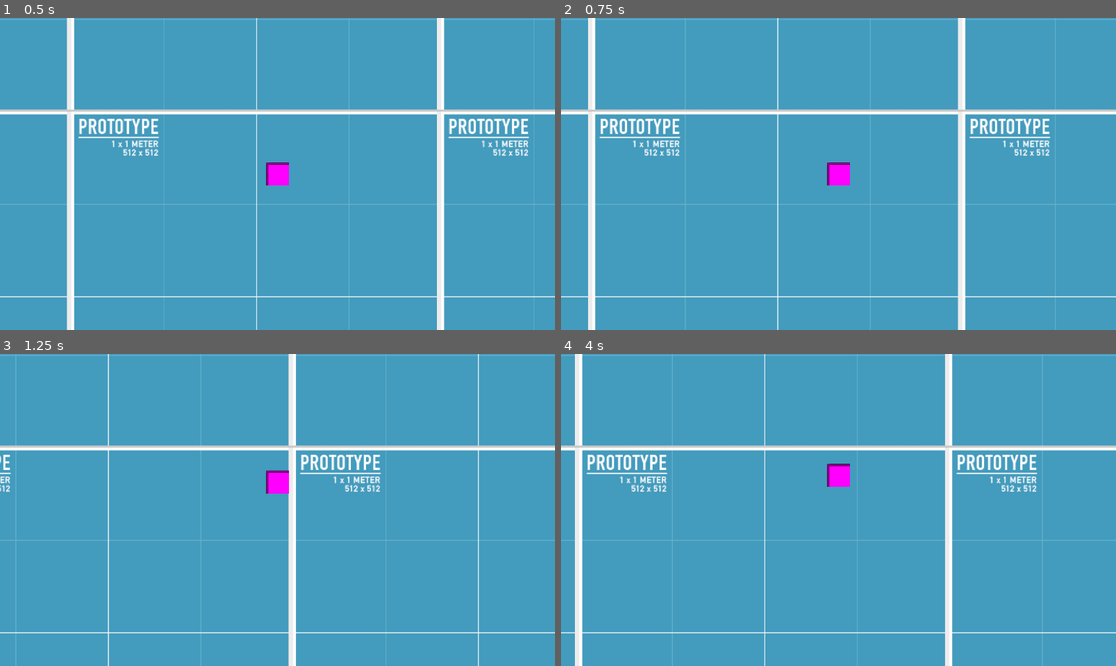
Above: before the commit, frames 1-4 (two rows, left to right).
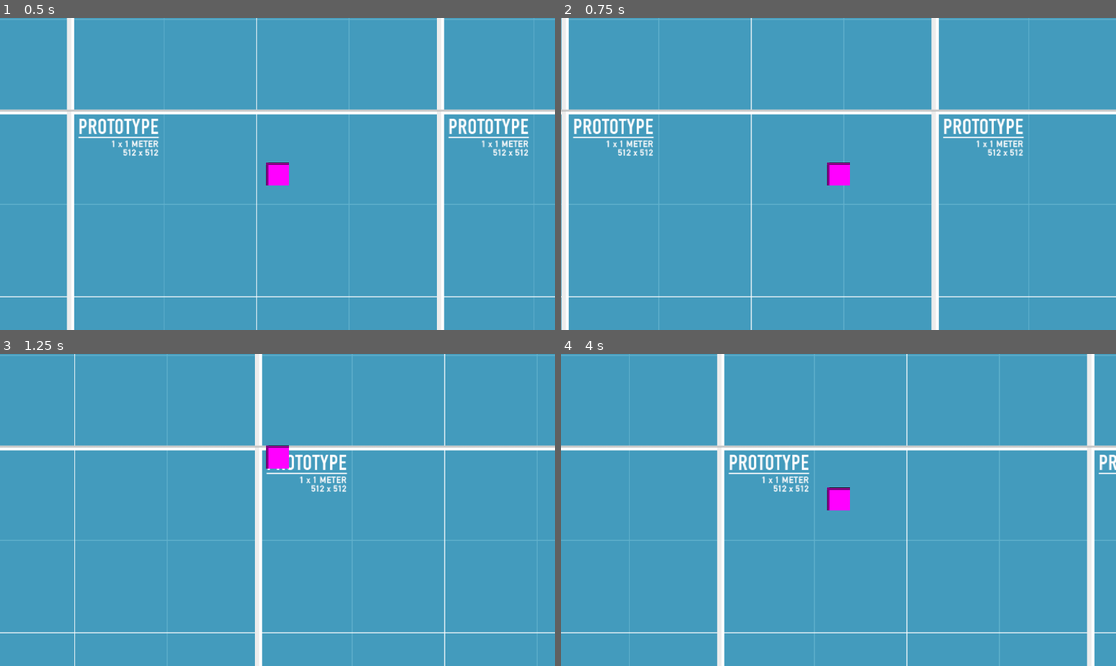
Above: after the commit, the same moments.

Repository: Kennro03/pixelscraper
Game: Godot game, scene res://scenes/test_scene.tscn
Two runs of this game, one before a commit and one after it. Both use one fixed random seed, a clock stepped at 60 frames per second and the inputs below.
Inputs:
- Up to frame 1 (0.5 s): no input
- Up to frame 2 (0.75 s): tap Enter at 0.5 s; hold D (Right) from 0.53 s (still down); hold Shift (Sprint) from 0.53 s (still down); tap Q (Dash) at 0.6 s
- Up to frame 3 (1.25 s): keep holding D (Right); keep holding Shift (Sprint); tap Space (Jump) at 0.77 s
- Up to frame 4 (4 s): release Shift (Sprint) at 1.28 s; tap Shift (Sprint) at 1.35, 2.85 s; tap Space (Jump) at 1.52, 3.02, 3.77 s; tap Q (Dash) at 1.55, 2.1, 3.05, 3.6 s; release D (Right) at 2.03 s; hold Left (Left) 2.03-2.78 s; hold Shift (Sprint) 2.03-2.78 s; hold D (Right) from 2.78 s (still down); hold Shift (Sprint) from 3.53 s (still down)

Frame 1 is identical in both runs. In frame 2, 8.3% of the frame differs, in the area x 0-90%, y 0-100%; in frame 3, 5.8%; in frame 4, 9.5%, in the area x 2-100%, y 0-100%.

Commit message:
Dashing state
ajusted previous states and added dashing state

Diff:
--- a/scenes/PlayerState.gd
+++ b/scenes/PlayerState.gd
@@ -4,6 +4,7 @@
 const RUNNING = "Running"
 const JUMPING = "Jumping"
 const FALLING = "Falling"
+const DASHING = "Dashing"
 
 var player: Player
 
--- /dev/null
+++ b/scenes/States/dashing.gd
@@ -0,0 +1,18 @@
+extends PlayerState
+var input_direction
+
+func enter(_previous_state_path: String, _data := {}) -> void:
+	##player.animation_player.play("dash")
+	print("DASHING")
+	input_direction = Input.get_vector("Left", "Right", "Up", "Down")
+	%DashTimer.start()
+	player.can_dash = false
+
+func physics_update(_delta: float) -> void:
+	player.velocity = input_direction * player.dash_speed
+	player.move_and_slide()
+
+func _on_dash_timer_timeout() -> void:
+	%DashCooldownTimer.start()
+	print("Finished Dash timer")
+	finished.emit(IDLE)
--- a/scenes/States/falling.gd
+++ b/scenes/States/falling.gd
@@ -1,20 +1,18 @@
 extends PlayerState
 
 func enter(_previous_state_path: String, _data := {}) -> void:
+	##player.animation_player.play("fall")
 	print("Entered falling state")
-	##player.animation_player.play("fall")
 
 func physics_update(delta: float) -> void:
-	var input_direction_x := Input.get_axis("Left", "Right")
-	var input_direction_y := Input.get_axis("Up", "Down")
-	player.velocity.x = player.speed * input_direction_x
-	player.velocity.y = player.speed * input_direction_y
+	var input_direction = Input.get_vector("Left", "Right", "Up", "Down")
+	player.velocity = input_direction * player.speed
 
 	player.z_velocity -= player.gravity * delta
 	player.z_position += player.z_velocity
+	print("z_velocity=" + str(player.z_velocity) + " z_position=" + str(player.z_position))
+	%PlayerSprite.offset.y = -player.z_position
 
-	print("z_velocity=" + str(player.z_velocity) + " z_position=" + str(player.z_position))
-	%PlayerSprite.offset.y = -player.z_position/500
 	player.move_and_slide()
 
 	if player.z_position <= 0:
--- a/scenes/States/idle.gd
+++ b/scenes/States/idle.gd
@@ -5,15 +5,14 @@
 	player.velocity.y = 0.0
 	player.z_velocity = 0.0
 	%PlayerSprite.offset.y = 0
-
 	##player.animation_player.play("idle")
 
 func physics_update(_delta: float) -> void:
 	player.move_and_slide()
 
-	##if not player.is_on_floor():
-	##	finished.emit(FALLING)
 	if Input.is_action_just_pressed("Jump"):
 		finished.emit(JUMPING)
+	elif ["Dash"].any(Input.is_action_pressed) and player.can_dash==true :
+		finished.emit(DASHING)
 	elif ["Left", "Right", "Up", "Down"].any(Input.is_action_pressed):
 		finished.emit(RUNNING)
--- a/scenes/States/jumping.gd
+++ b/scenes/States/jumping.gd
@@ -1,22 +1,19 @@
 extends PlayerState
 
 func enter(_previous_state_path: String, _data := {}) -> void:
-	##player.velocity.y = -player.jump_impulse
 	##player.animation_player.play("jump")
+	player.z_velocity = player.jump_impulse
 	print("Entered jump state")
-	player.z_velocity = player.jump_impulse
 
 func physics_update(delta: float) -> void:
-	var input_direction_x := Input.get_axis("Left", "Right")
-	var input_direction_y := Input.get_axis("Up", "Down")
-	player.velocity.x = player.speed * input_direction_x
-	player.velocity.y = player.speed * input_direction_y
+	var input_direction = Input.get_vector("Left", "Right", "Up", "Down")
+	player.velocity = input_direction * player.speed
 
 	player.z_velocity -= player.gravity * delta
 	player.z_position += player.z_velocity
+	print("z_velocity=" + str(player.z_velocity) + " z_position=" + str(player.z_position))
+	%PlayerSprite.offset.y = -player.z_position
 
-	print("z_velocity=" + str(player.z_velocity) + " z_position=" + str(player.z_position))
-	%PlayerSprite.offset.y = -player.z_position/500
 	player.move_and_slide()
 
 	if player.z_velocity <= 0:
--- a/scenes/States/running.gd
+++ b/scenes/States/running.gd
@@ -5,15 +5,17 @@
 	pass
 
 func physics_update(_delta: float) -> void:
-	var input_direction_x := Input.get_axis("Left", "Right")
-	var input_direction_y := Input.get_axis("Up", "Down")
-	player.velocity.x = player.speed * input_direction_x
-	player.velocity.y = player.speed * input_direction_y
+	var input_direction = Input.get_vector("Left", "Right", "Up", "Down")
+	if Input.is_action_pressed("Sprint") :
+		player.velocity = input_direction * player.sprint
+	else :
+		player.velocity = input_direction * player.speed
+
 	player.move_and_slide()
 
-	##if not player.is_on_floor():
-	##	finished.emit(FALLING)
 	if Input.is_action_just_pressed("Jump"):
 		finished.emit(JUMPING)
-	elif is_equal_approx(input_direction_x, 0.0) and is_equal_approx(input_direction_y, 0.0):
+	elif Input.is_action_just_pressed("Dash") and player.can_dash==true:
+		finished.emit(DASHING)
+	elif input_direction == Vector2(0.0,0.0) :
 		finished.emit(IDLE)
--- a/scenes/player.gd
+++ b/scenes/player.gd
@@ -1,7 +1,22 @@
 class_name Player extends CharacterBody2D
 
 @export var speed := 300.0
-@export var gravity := 1200.0
-@export var jump_impulse := 1000.0
+@export var sprint := 500
+@export var gravity := 9.8
+@export var jump_impulse := 5
+@export var dash_speed := 850
+@export var dash_duration := 1
+@export var dash_cooldown := 2
+
 var z_position := 0.0
 var z_velocity := 0.0
+var can_dash
+
+
+func _on_dash_cooldown_timer_timeout() -> void:
+	print("can dash")
+	can_dash = true
+	%DashCooldownTimer.stop()
+
+func _ready() -> void:
+	%DashCooldownTimer.start()
--- a/scenes/player.tscn
+++ b/scenes/player.tscn
@@ -6,6 +6,7 @@
 [ext_resource type="Script" uid="uid://ei6w5rocd2w2" path="res://scenes/States/running.gd" id="4_dqkch"]
 [ext_resource type="Script" uid="uid://cy11euklugtyy" path="res://scenes/States/jumping.gd" id="5_qlg0r"]
 [ext_resource type="Script" uid="uid://b7jw1ekdqndj" path="res://scenes/States/falling.gd" id="6_tuyoq"]
+[ext_resource type="Script" uid="uid://ceu04ggc74p0q" path="res://scenes/States/dashing.gd" id="7_fjrip"]
 
 [sub_resource type="PlaceholderTexture2D" id="PlaceholderTexture2D_tuyoq"]
 size = Vector2(32, 32)
@@ -25,13 +26,23 @@
 show_behind_parent = true
 position = Vector2(0, 16)
 rotation = 1.5708
+scale = Vector2(1.2, 1.2)
 shape = SubResource("CapsuleShape2D_3vyb7")
-debug_color = Color(0, 0.56468, 0.868496, 0.42)
+debug_color = Color(0.386638, 3.14053e-06, 0.256581, 0.42)
+
+[node name="Sprite2D" type="Sprite2D" parent="HitboxCollisionShape2D"]
 
 [node name="Camera2D" type="Camera2D" parent="."]
 zoom = Vector2(1.5, 1.5)
 
+[node name="DashCooldownTimer" type="Timer" parent="."]
+unique_name_in_owner = true
+one_shot = true
+
 [node name="DashTimer" type="Timer" parent="."]
+unique_name_in_owner = true
+wait_time = 0.3
+one_shot = true
 
 [node name="StateMachine" type="Node" parent="."]
 script = ExtResource("2_g2els")
@@ -47,3 +58,10 @@
 
 [node name="Falling" type="Node" parent="StateMachine"]
 script = ExtResource("6_tuyoq")
+
+[node name="Dashing" type="Node" parent="StateMachine"]
+script = ExtResource("7_fjrip")
+
+[connection signal="timeout" from="DashCooldownTimer" to="." method="_on_dash_cooldown_timer_timeout"]
+[connection signal="timeout" from="DashTimer" to="." method="_on_dash_timer_timeout"]
+[connection signal="timeout" from="DashTimer" to="StateMachine/Dashing" method="_on_dash_timer_timeout"]
Not shown, added: scenes/States/dashing.gd.uid
Not shown: 1 places in scenes/player.tscn that only renumber resources
